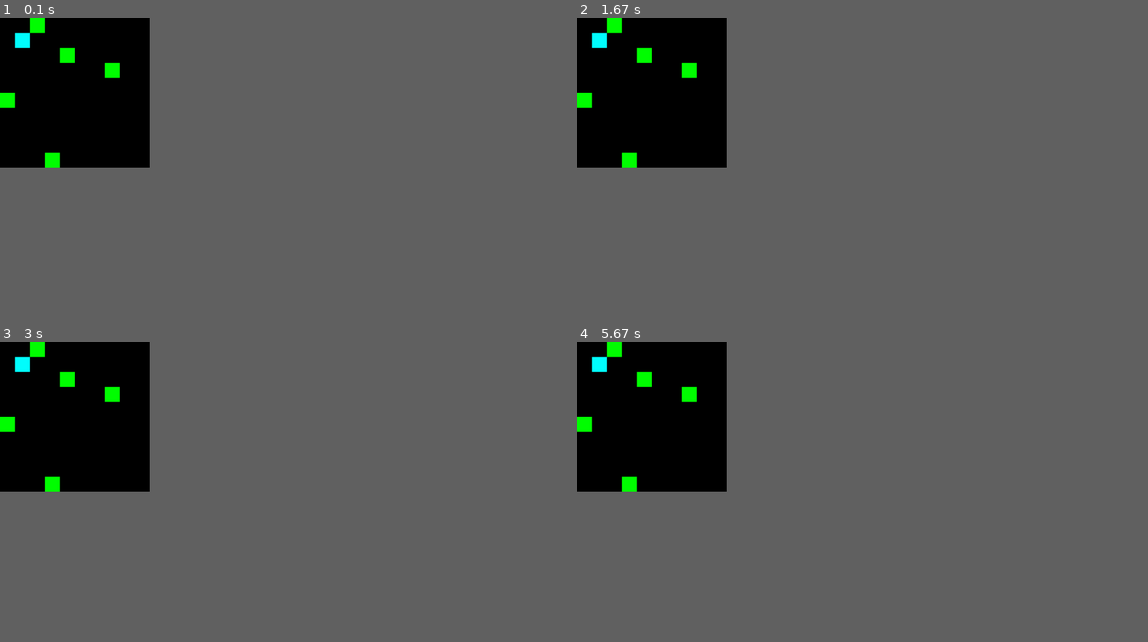
Above: before the commit, frames 1-4 (two rows, left to right).
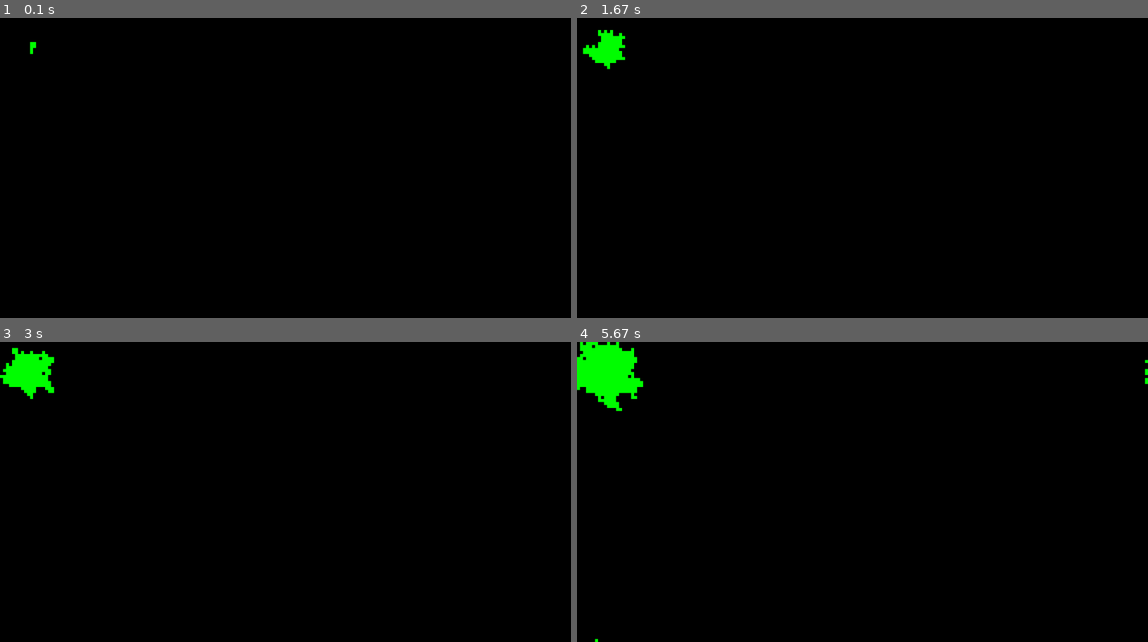
Above: after the commit, the same moments.

Repository: QuantumGarden/pygame-my-first-test
Game: pygame game, started from enviroment-test.py
Two runs of this game, one before a commit and one after it. Both use one fixed random seed, a clock stepped at 60 frames per second and the inputs below.
Inputs:
- Up to frame 1 (0.1 s): no input
- Up to frame 2 (1.67 s): no input
- Up to frame 3 (3 s): no input
- Up to frame 4 (5.67 s): no input
In our replay, the window is 236x236 before the commit and 900x473 after it. These sizes can differ from the game's own. Grey fills any space a smaller window leaves; there, only what the larger window draws over its background counts as a difference.

The runs differ from the first frame. In frame 1, 0.9% of the frame differs, in the area x 0-21%, y 0-50%; in frame 2, 1.3%; in frame 3, 1.6%; in frame 4, 2.3%, in the area x 0-100%, y 0-100%.

Commit message:
animation

Diff:
--- a/enviroment-test.py
+++ b/enviroment-test.py
@@ -2,18 +2,21 @@
 import numpy as np
 import pygame.surfarray as surfarray
 from random import randint
-
-pygame.init()
-clock = pygame.time.Clock()
-win = pygame.display.set_mode((500, 500))
-pygame.display.set_caption("First Game")
+import time
+import sys
+np.set_printoptions(threshold=sys.maxsize)
+SCREEN_WIDTH = 1900
+SCREEN_HEIGHT = 1000
+
+BLOB_HEIGHT = 10
+BLOB_WIDTH = 10
 
 
 class player:
-    x = 50
-    y = 50
-    width = 50
-    height = 50
+    x = 250
+    y = 250
+    width = 10
+    height = 10
     vel = 50
 
     def __init__(self, x, y, height, width, vel):
@@ -23,74 +26,178 @@
         self.width = width
         self.vel = vel
 
-    def player_movement(self, obstacles):
-
-        lower_side_collision = obstacles[px_to_grid(self.x), px_to_grid(self.y + self.height / 2 + 1)] != 0
-        left_side_collision = obstacles[px_to_grid(self.x - self.width / 2 - 1), px_to_grid(self.y)] != 0
-        right_side_collision = obstacles[px_to_grid(self.x + self.width / 2 + 1), px_to_grid(self.y)] != 0
-        upper_side_collision = obstacles[px_to_grid(self.x), px_to_grid(self.y - self.height / 2 - 1)] != 0
+    def player_movement(self, obstacles, food,size):
+        if food[grid.px_to_grid(self.x,size)][grid.px_to_grid(self.y,size)] == 1:
+            print("delicious")
+            food[grid.px_to_grid(self.x,size)][grid.px_to_grid(self.y,size)] = 0
+        lower_side_collision = obstacles[
+                                   grid.px_to_grid(self.x + self.width / 2,size), grid.px_to_grid(self.y + self.height,size)] != 0
+        left_side_collision = obstacles[grid.px_to_grid(self.x,size), grid.px_to_grid(self.y + self.height / 2,size)] != 0
+        right_side_collision = obstacles[
+                                   grid.px_to_grid(self.x + self.width,size), grid.px_to_grid(self.y + self.height / 2,size)] != 0
+        upper_side_collision = obstacles[grid.px_to_grid(self.x + self.width / 2,size), grid.px_to_grid(self.y,size)] != 0
 
         keys = pygame.key.get_pressed()
 
         if keys[
-            pygame.K_LEFT] and self.x != 0 and not left_side_collision:  # Making sure the top left position of our character is greater than our vel so we never move off the screen.
+            pygame.K_LEFT] and self.x != 0 and not obstacles[grid.px_to_grid(self.x - self.vel,size), grid.px_to_grid(
+            self.y,size)]:  # Making sure the top left position of our character is greater than our vel so we never move off the screen.
             self.x -= self.vel
 
         if keys[
-            pygame.K_RIGHT] and self.x != 500 - self.width and not right_side_collision:  # Making sure the top right corner of our character is less than the screen width - its width
+            pygame.K_RIGHT] and self.x != 500 - self.width and not obstacles[
+            grid.px_to_grid(self.x + self.vel,size), grid.px_to_grid(
+                self.y,size)]:  # Making sure the top right corner of our character is less than the screen width - its width
             self.x += self.vel
 
-        if keys[pygame.K_UP] and self.y != 0 and not upper_side_collision:  # Same principles apply for the y coordinate
-            self. y -= self.vel
-
-        if keys[pygame.K_DOWN] and self.y != 500 - self.height and not lower_side_collision:
-            self.y +=self. vel
-
-        pygame.draw.rect(win, (0, 255, 255), (self.x, self.y,self.width, self.height))
-
-
-class obstacles:
-    obstacle_width = 50
-    obstacle_height = 50
+        if keys[pygame.K_UP] and self.y != 0 and not obstacles[
+            grid.px_to_grid(self.x,size), grid.px_to_grid(self.y - self.vel,size)]:  # Same principles apply for the y coordinate
+            self.y -= self.vel
+
+        if keys[pygame.K_DOWN] and self.y != 500 - self.height and not obstacles[
+            grid.px_to_grid(self.x,size), grid.px_to_grid(self.y + self.vel,size)]:
+            self.y += self.vel
+
+        pygame.draw.rect(win, (0, 255, 255), (self.x, self.y, self.width, self.height))
+
+
+class obstacles_and_food:
+    x_start = 10
+    y_start = 10
+    width = 25
+    height = 25
     number_of_obstacles = 5
-    obstacles = np.zeros((10, 10))
-
-    def __init__(self, obstacle_width, obstacle_height, number_of_obstacles):
+
+    def __init__(self, obstacle_width, obstacle_height, number_of_obstacles, obstacles, food):
         self.obstacle_height = obstacle_height
         self.obstacle_width = obstacle_width
         self.number_of_obstacles = number_of_obstacles
+        self.obstacles = obstacles
+        self.food = food
+
+    def invert_array(self):
+        for i in range(len(self.obstacles[0])):
+            for j in range(len(self.obstacles[0])):
+                self.obstacles[i][j] = not self.obstacles[i][j]
 
     def generate_obstacles(self):
+        X, Y = self.x_start, self.y_start
+        self.obstacles[X, Y] = 1
+
         for i in range(self.number_of_obstacles):
-            self.obstacles[randint(0, 9), randint(0, 9)] = 1
-
-    def generate_enviroment(self):
-        for X in range(10):
-
-            for Y in range(10):
+
+            neigborhoodX, neigborhoodY = self.generate_neighborhood()
+            random = randint(0, len(neigborhoodX) - 1)
+            X, Y = neigborhoodX[random], neigborhoodY[random]
+            self.obstacles[X, Y] = 1
+            if i > self.number_of_obstacles / 4:
+                foodpropab = randint(0, 10)
+                if foodpropab > 3:
+                    self.food[X, Y] = 1
+            elif i > self.number_of_obstacles / 3:
+                foodpropab = randint(0, 10)
+                if foodpropab > 10:
+                    self.food[X, Y] = 1
+            elif i > self.number_of_obstacles / 2:
+                foodpropab = randint(0, 10)
+                if foodpropab > 10:
+                    self.food[X, Y] = 1
+            elif i < self.number_of_obstacles / 2:
+                foodpropab = randint(0, 10)
+                if foodpropab > 10:
+                    self.food[X, Y] = 1
+
+            self.generate_enviroment(BLOB_WIDTH)
+            clock.tick(60)
+            pygame.display.update()
+            pygame.event.pump()
+
+        self.invert_array()
+
+    def generate_neighborhood(self):
+
+        #print(self.obstacles)
+        neighborhoodX = []
+        neighborhoodY = []
+        x_indexes, y_indexes = np.where(self.obstacles == 1)
+
+        #print(len(x_indexes))
+        for i in range(len(x_indexes)):
+            if x_indexes[i] < len(self.obstacles[0]) - 1 and y_indexes[i] < len(self.obstacles[0]) - 1:
+
+                right_neigborhood = self.obstacles[x_indexes[i] + 1, y_indexes[i]]
+
+                upper_neighborhood = self.obstacles[x_indexes[i], y_indexes[i] - 1]
+                lower_neighborhood = self.obstacles[x_indexes[i], y_indexes[i] + 1]
+                left_neighborhood = self.obstacles[x_indexes[i] - 1, y_indexes[i]]
+
+                if right_neigborhood == 0:
+                    neighborhoodX.append(x_indexes[i] + 1)
+                    neighborhoodY.append(y_indexes[i])
+                    #print('right')
+
+                if left_neighborhood == 0:
+                    neighborhoodX.append(x_indexes[i] - 1)
+                    neighborhoodY.append(y_indexes[i])
+                    #print('left')
+                if lower_neighborhood == 0:
+                    neighborhoodX.append(x_indexes[i])
+                    neighborhoodY.append(y_indexes[i] + 1)
+                    #print('lower')
+                if upper_neighborhood == 0:
+                    neighborhoodX.append(x_indexes[i])
+                    neighborhoodY.append(y_indexes[i] - 1)
+                    #print('upper')
+
+        return neighborhoodX, neighborhoodY
+
+    def generate_enviroment(self,size):
+        for X in range(int(SCREEN_WIDTH/ self.obstacle_width)):
+
+            for Y in range(int(SCREEN_HEIGHT / self.obstacle_height)):
+
+
                 if self.obstacles[X][Y] == 1:
-                    pygame.draw.rect(win, (0, 255, 0), (grid_to_px(X), grid_to_px(Y), self.obstacle_width, self.obstacle_height))
+                    pygame.draw.rect(win, (0, 255, 0), (
+                        grid.grid_to_px(X,self.obstacle_width), grid.grid_to_px(Y,self.obstacle_height), self.obstacle_width, self.obstacle_height))
+
+                if self.obstacles[X][Y] == 0 and self.food[X][Y] == 1:
+                    pygame.draw.rect(win, (255, 0, 255), (
+                        grid.grid_to_px(X,size), grid.grid_to_px(Y,size), self.obstacle_width, self.obstacle_height))
 
 
 run = True
 
 
-def grid_to_px(X):
-    x = X * 50
-    return x
-
-
-def px_to_grid(x):
-    if x >= 450:
-        X = 9
-    else:
-        X = round(x / 50)
-    return X
-
-
-player = player(50, 50, 50, 50, 50)
-obstacles = obstacles(50, 50, 5 )
+class grid:
+    width = 500
+    height = 500
+
+    def __init__(self, width, height):
+        self.width = width
+        self.height = height
+
+    def grid_to_px(X,size):
+        x = X * size
+        return x
+
+    def px_to_grid(x,size):
+        X = round(x / size)
+        return X
+
+
+pygame.init()
+clock = pygame.time.Clock()
+game_grid = grid(SCREEN_WIDTH, SCREEN_HEIGHT)
+obstacles_array = np.zeros((int(game_grid.width / BLOB_WIDTH), int(game_grid.height / BLOB_HEIGHT)))
+food_array = np.zeros((int(game_grid.width / BLOB_WIDTH), int(game_grid.height / BLOB_HEIGHT)))
+win = pygame.display.set_mode((game_grid.width, game_grid.height))
+pygame.display.set_caption("First Game")
+player = player(100, 100, 10, 10, 10)
+obstacles = obstacles_and_food(BLOB_WIDTH, BLOB_HEIGHT, 10000, obstacles_array, food_array)
 obstacles.generate_obstacles()
+print(obstacles.obstacles)
+print(obstacles.obstacles.shape)
 """" right_upper_corner_collision = obstacles[px_to_grid(x + width / 2), px_to_grid(y - height / 2)] != 0
     left_upper_corner_collision = obstacles[px_to_grid(x - width / 2), px_to_grid(y - height / 2)] != 0
     right_lower_corner_collision = obstacles[px_to_grid(x + width / 2), px_to_grid(y + height / 2)] != 0
@@ -102,14 +209,14 @@
         if event.type == pygame.QUIT:
             run = False
 
-
-    print(player.x,player.y)
+    # print(player.x,player.y)
 
     win.fill((0, 0, 0))
-    player.player_movement(obstacles.obstacles)
-    obstacles.generate_enviroment()
+    player.player_movement(obstacles.obstacles, obstacles.food,BLOB_WIDTH)
+    obstacles.generate_enviroment(BLOB_WIDTH)
 
     pygame.display.update()
+
     clock.tick(10)
 
 pygame.quit()
